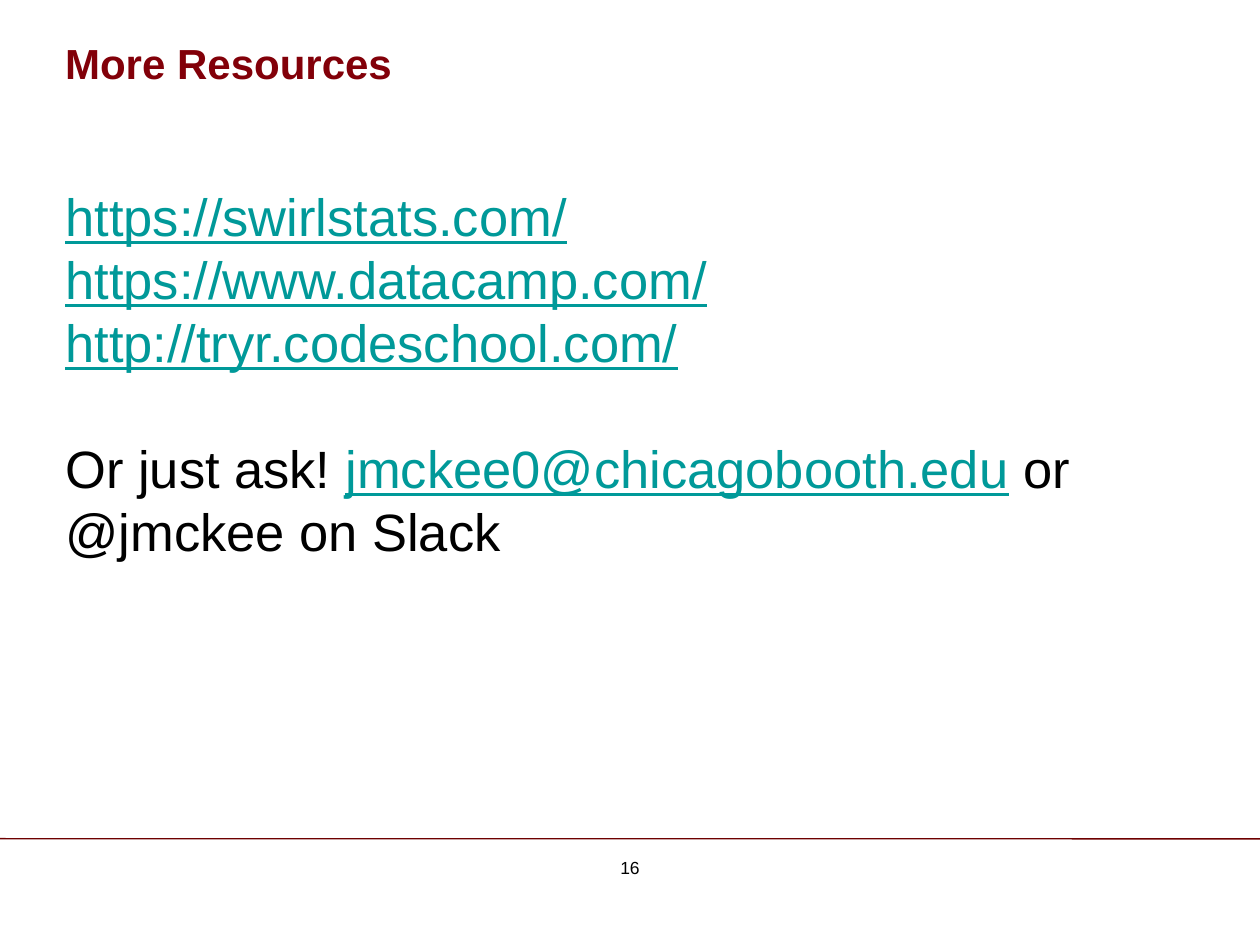
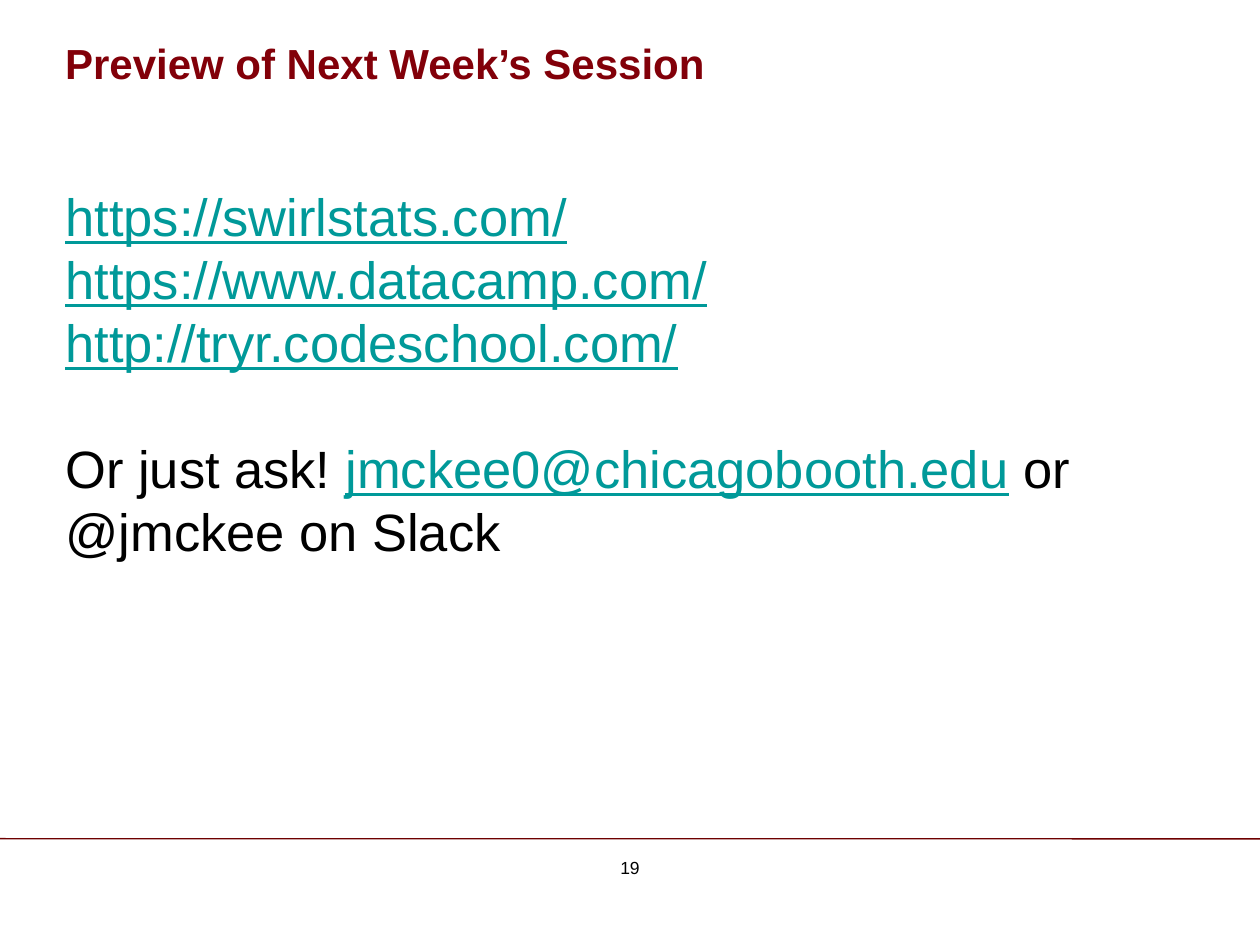
Before and after one commit to ChicagoBoothAnalytics/site, a slide deck: slide 19 of zzz MEDIA/R Basics.pptx (slide 16 before the commit). Drawn at 1260x945 pixels with LibreOffice and Linux fonts; fonts in the diff are those of the drawing; background and template pictures are left out. Boxes give left, top, right and bottom in pixels: in the first picture for what was removed or moved away, otherwise in the second. Text is boxed around its words. In the diff, an @@ line names an element or a change of style, - is before the commit and + after.

```diff
--- a/zzz MEDIA/R Basics.pptx
+++ b/zzz MEDIA/R Basics.pptx
@@ text at box(65, 48, 704, 80): text changed @@
-More Resources
+Preview of Next Week’s Session
@@ page number at box(620, 861, 639, 874): text changed @@
-16
+19
```
Also in this commit, not shown: 3 other slides changed, 4 slides added, 1 slide removed.
